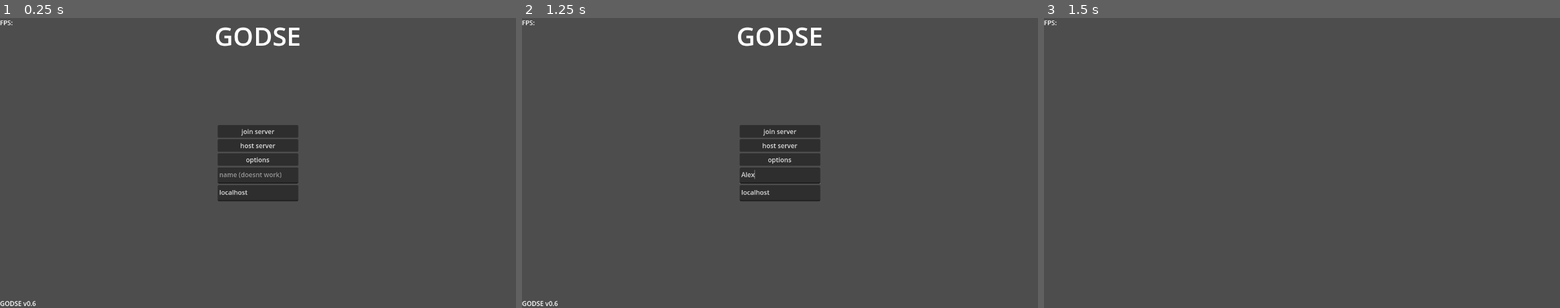
Above: before the commit, frames 1-3 (left to right).
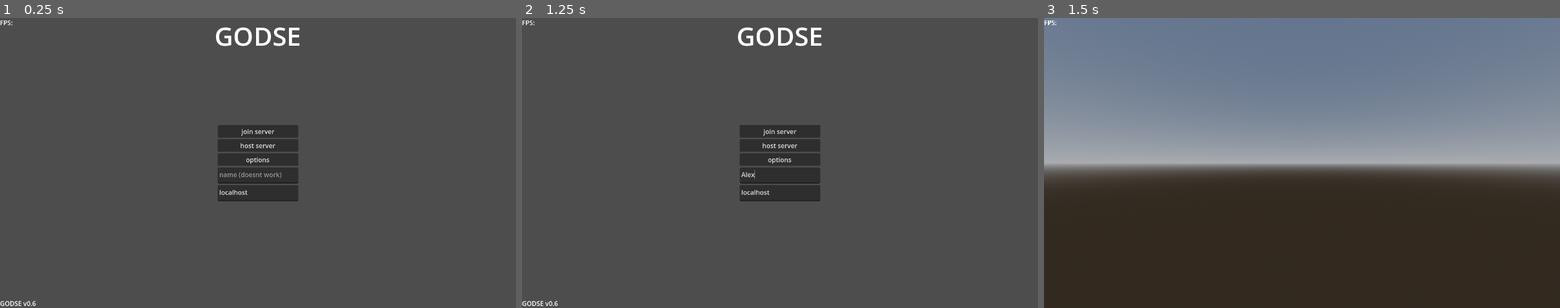
Above: after the commit, the same moments.

Repository: remidu64/GODSE
Game: Godot game, scene res://scenes/State-MainMenuState.tscn
Same seed, same stepped clock (60 frames per second), same inputs: the game is played once before the commit and once after it.
Inputs (mouse positions are in pixels of both pictures, inside the frame that each line leads up to):
- Up to frame 1 (0.25 s): no input
- Up to frame 2 (1.25 s): click (780, 174) at 0.52 s; type "Alex" at 0.6 s
- Up to frame 3 (1.5 s): click "join server" at 1.25 s

Frames 1-2 are identical in both runs. In frame 3, 97% of the frame differs, in the area x 0-100%, y 0-100%.

Commit message:
tryna make a dedicated server

Diff:
--- a/autoload/Autoload-Networking.gd
+++ b/autoload/Autoload-Networking.gd
@@ -13,8 +13,8 @@
 	multiplayer.multiplayer_peer = enetPeer
 	multiplayer.peer_connected.connect(add_player)
 	multiplayer.peer_disconnected.connect(remove_player)
-	await Global.play_state_loaded
-	add_player(multiplayer.get_unique_id())
+	# await Global.play_state_loaded
+	# add_player(multiplayer.get_unique_id())
 
 func join_server():
 	enetPeer.create_client(ip, PORT)
--- /dev/null
+++ b/scenes/entities/Entity-Server.tscn
@@ -0,0 +1,9 @@
+[gd_scene load_steps=2 format=3 uid="uid://dqmmnmcw72o6t"]
+
+[ext_resource type="Script" uid="uid://bxqlbfr0g6hr7" path="res://scripts/entities/Entity_Server.gd" id="1_0r34m"]
+
+[node name="Node3D" type="Node3D"]
+script = ExtResource("1_0r34m")
+
+[node name="Camera3D" type="Camera3D" parent="."]
+cull_mask = 0
--- a/scripts/State-PlayState.gd
+++ b/scripts/State-PlayState.gd
@@ -1,6 +1,7 @@
 extends Node3D
 
 const Player = preload("res://scenes/entities/Entity-Player.tscn")
+const Server_Dummy = preload("res://scenes/entities/Entity-Server.tscn")
 
 @onready var SunLight: DirectionalLight3D = $DirectionalLight3D
 
@@ -12,6 +13,11 @@
 	Global.play_state_loaded.emit()
 
 	toggle_shadows()
+
+	if multiplayer.is_server():
+		var server_dummy = Server_Dummy.instantiate()
+		add_child(server_dummy)
+
 
 func _physics_process(delta: float) -> void:
 	var bullets = get_tree().get_nodes_in_group("bullets")
--- a/scripts/entities/Entity-Player.gd
+++ b/scripts/entities/Entity-Player.gd
@@ -73,6 +73,8 @@
 		shoot.rpc()
 
 func _physics_process(delta: float) -> void:
+	if multiplayer.is_server():
+		return
 	gun.position = lerp(gun.position, Vector3(0, 0, 0), 10.0 * delta)
 	gun.rotation = lerp(gun.rotation, Vector3(0, 0, 0), 10.0 * delta)
 	if raycast.is_colliding():
@@ -149,6 +151,8 @@
 
 @rpc("call_local")
 func shoot():
+	if multiplayer.is_server():
+		return
 	var coeff_y = remap(raycast.global_rotation.x, -PI/2, PI/2, 1, -1)
 	gun.position.z += randf_range(0.25, 0.75)
 	gun.position.x += randf_range(-0.1, 0.1)
--- /dev/null
+++ b/scripts/entities/Entity_Server.gd
@@ -0,0 +1,7 @@
+extends Node3D
+
+@onready var camera: Camera3D = $"Camera3D"
+
+func _ready() -> void:
+	camera.make_current()
+	Engine.max_fps = 30
Not shown, added: scripts/entities/Entity_Server.gd.uid
